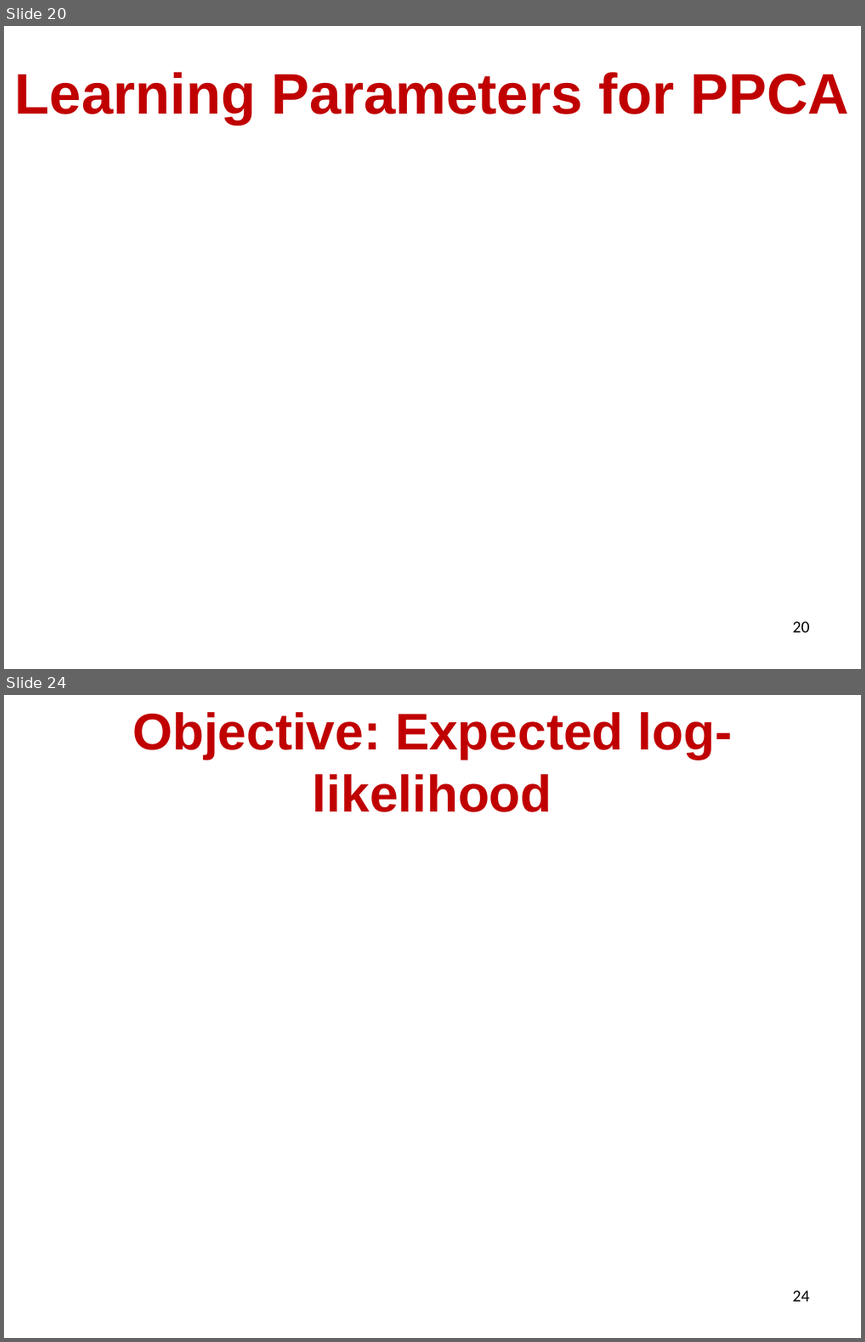
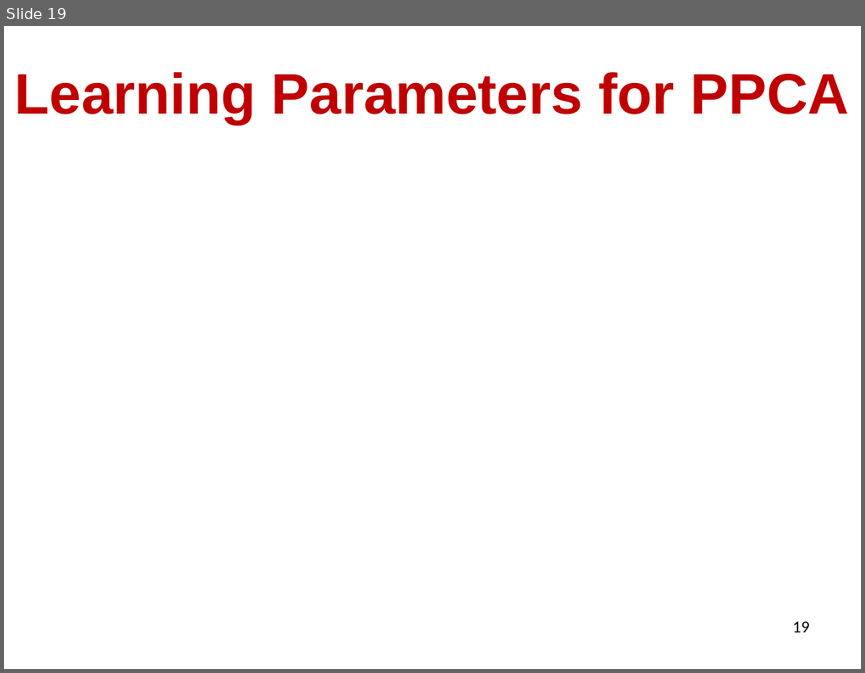
Before and after one commit to lileicc/ucsbcs291k_machine_learning_fall2022, a slide deck: lectures/10_gmm.pptx. Shown one above the other, each under a label of ours: slides 20 and 24 before the commit, slide 19 after it; the slides between them are not shown. The pictures are 865x1342 and 865x673 pixels, drawn with LibreOffice and Linux fonts; fonts in the diff are those of the drawing; grey boxes stand for pictures. Boxes give left, top, right and bottom in pixels: in the first picture for what was removed or moved away, otherwise in the second. Text is boxed around its words. In the diff, an @@ line names an element or a change of style, - is before the commit and + after.

```diff
--- a/lectures/10_gmm.pptx
+++ b/lectures/10_gmm.pptx
@@ slide 24 removed at (4,695,861,1338), background #FFFFFF; not listed: 5 template elements that a slide beside it also shows @@
@@ title removed at (132,712,732,812) @@
-Objective: Expected log-likelihood
@@ page number removed at (793,1290,810,1301) @@
-24
@@ what was slide 20 is now slide 19 @@
@@ page number at (793,621,810,632): text changed @@
-20
+19
```
Also in this commit, not shown: 5 slides changed, 2 slides added, 7 other slides removed, 4 other files.
